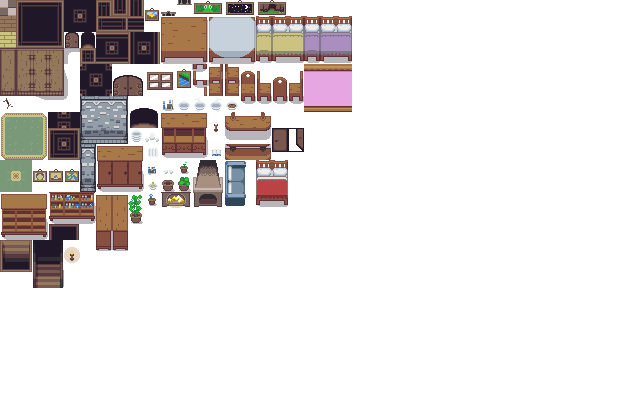
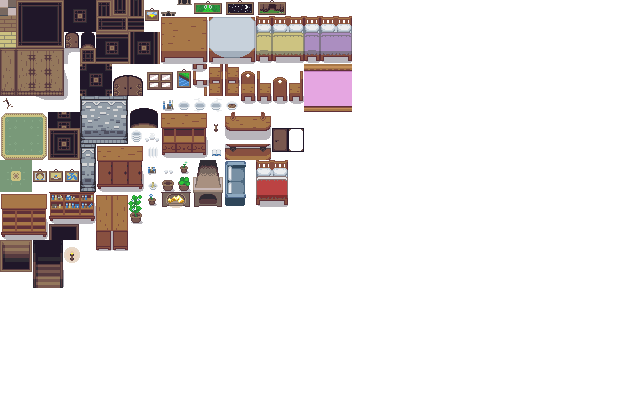
Layered file, before and after one edit (640px x 400px). Changes by layer:
painted on "Ebene 3" over [289, 129, 303, 151]
